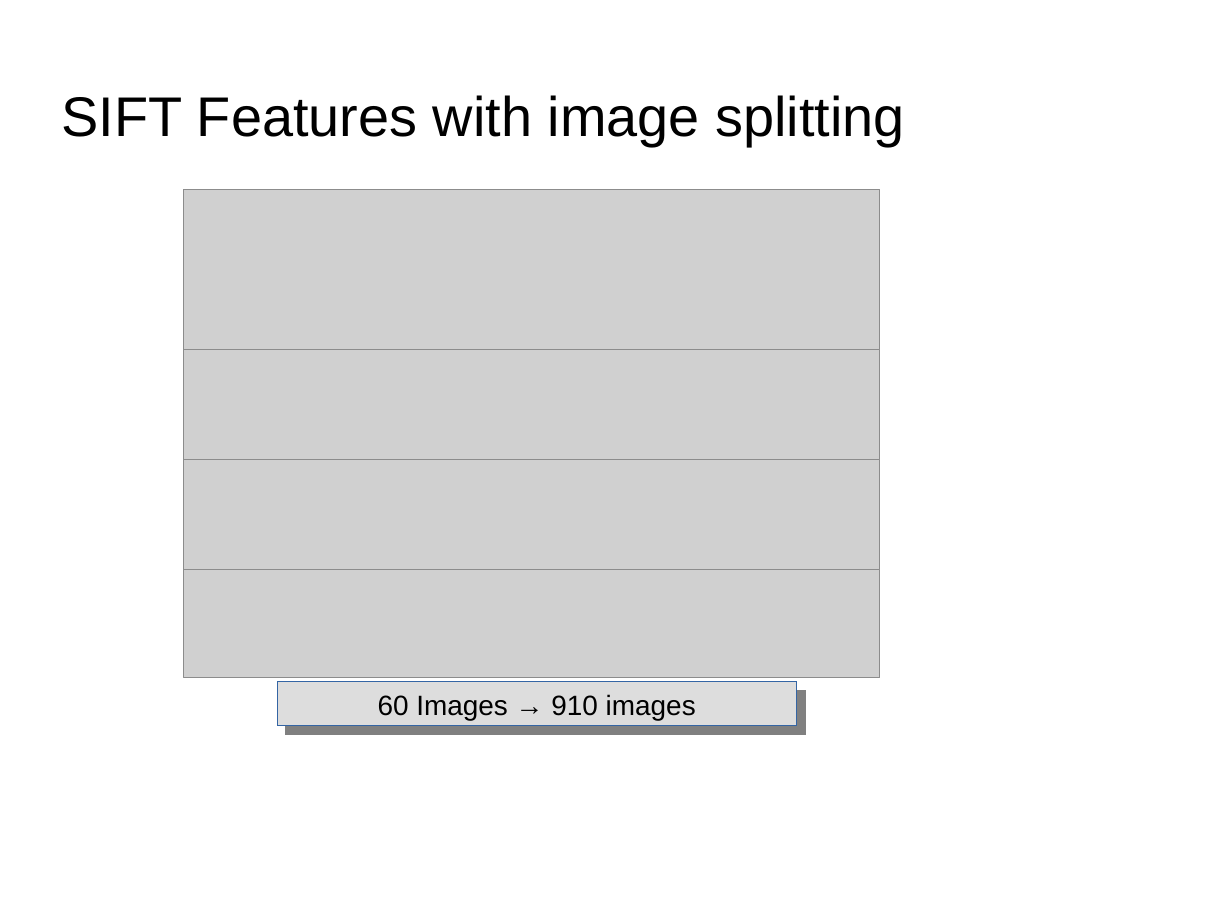
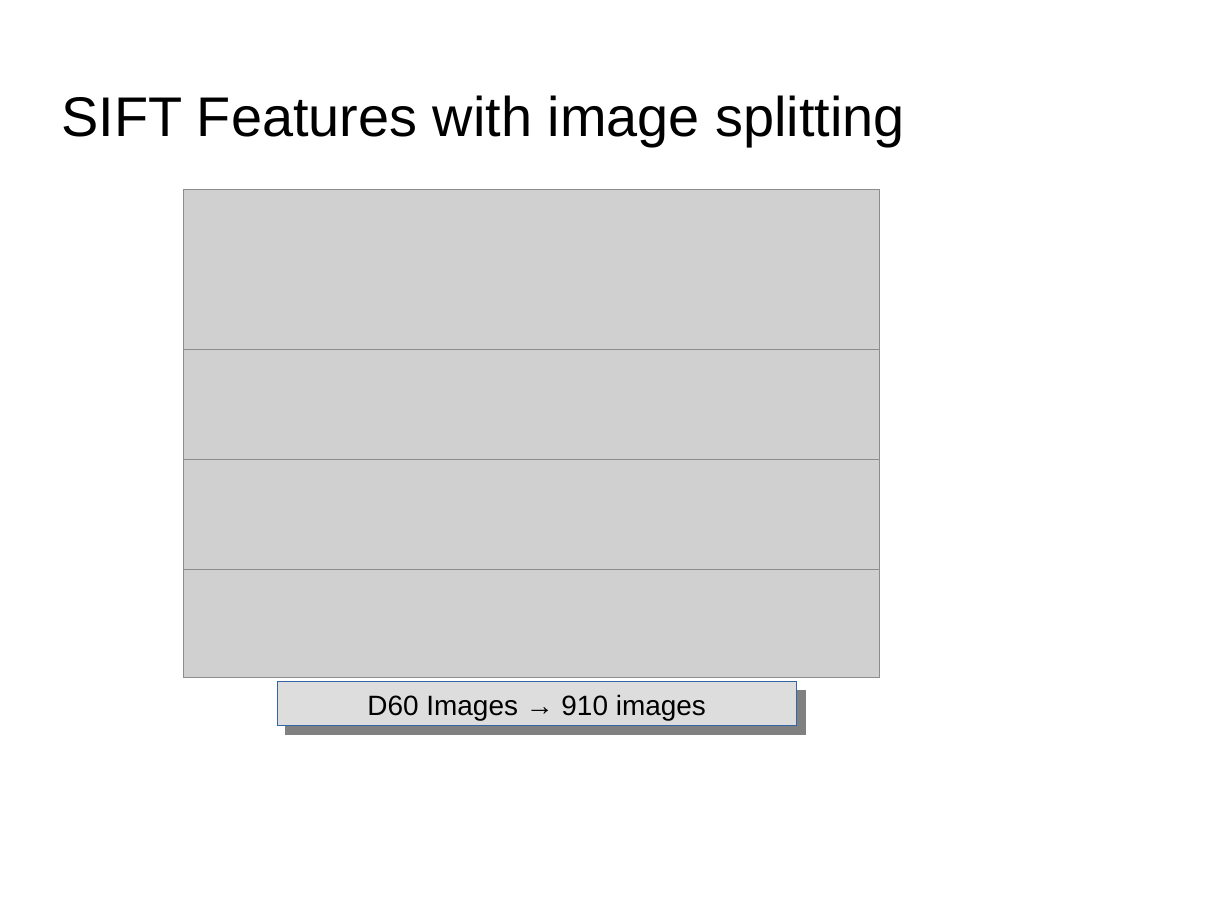
Before and after one commit to dataforcast/OC_Datascientist, a slide deck: slide 7 of P7/report/Openclassrooms_ParcoursDatascientist_P7-V1.odp (slide 6 before the commit). Drawn at 1232x924 pixels with LibreOffice and Linux fonts; fonts in the diff are those of the drawing; grey boxes stand for pictures; background and template pictures are left out. Boxes give left, top, right and bottom in pixels: in the first picture for what was removed or moved away, otherwise in the second. Text is boxed around its words. In the diff, an @@ line names an element or a change of style, - is before the commit and + after.

```diff
--- a/P7/report/Openclassrooms_ParcoursDatascientist_P7-V1.odp
+++ b/P7/report/Openclassrooms_ParcoursDatascientist_P7-V1.odp
@@ text in rectangle at [376,694,706,729]: text changed @@
-60 Images → 910 images
+D60 Images → 910 images
```
Also in this commit, not shown: 3 other slides changed, 3 slides added, 1 slide removed, 9 other files.
